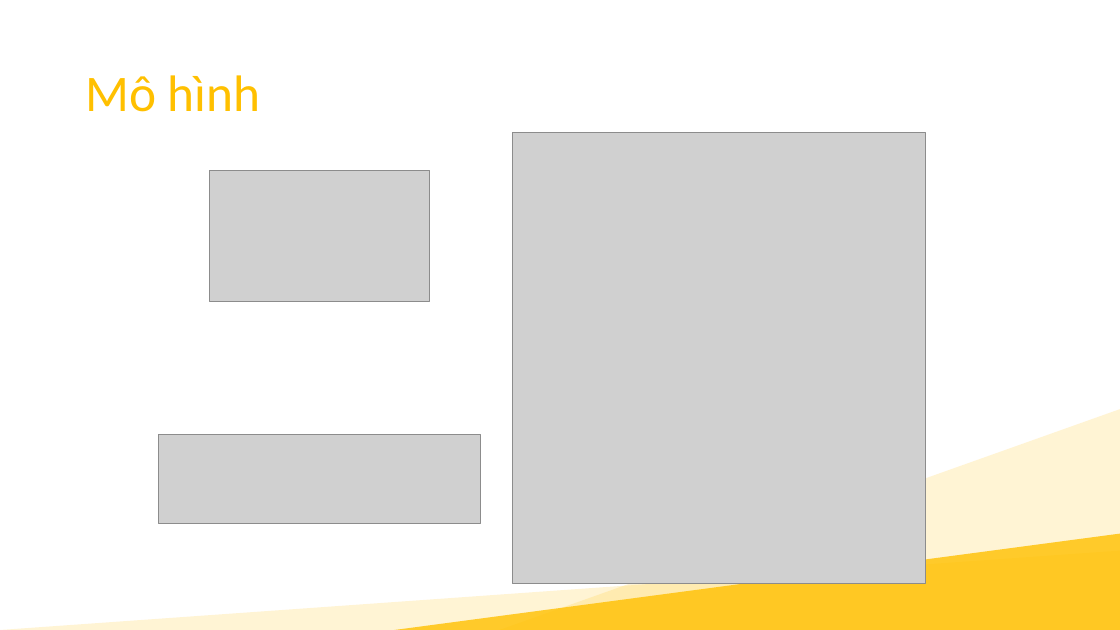
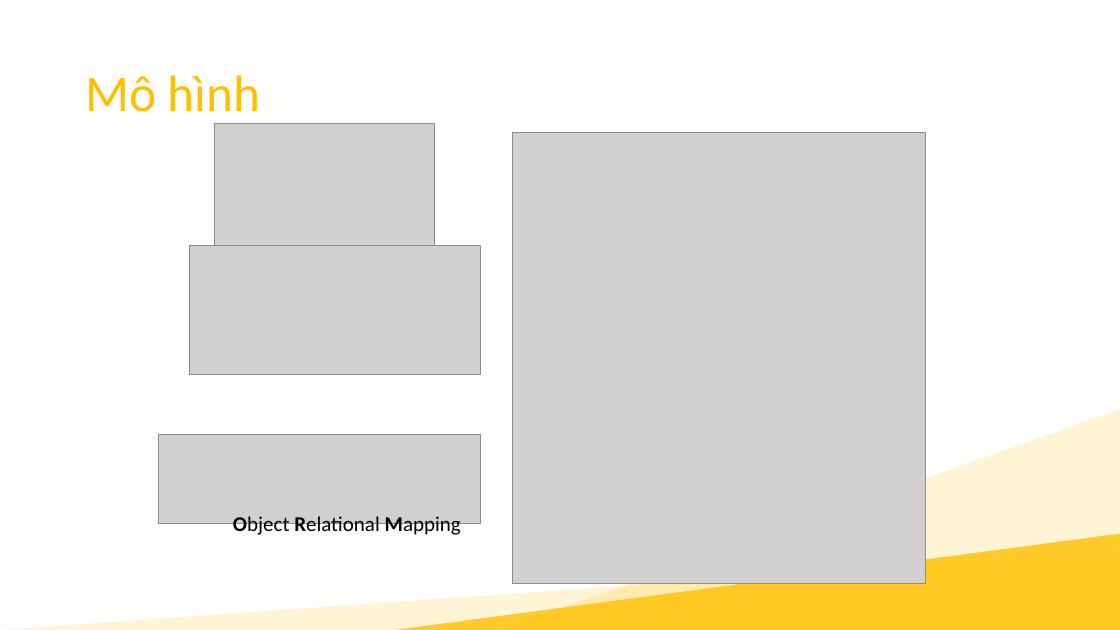
Before and after one commit to duduct/NienLuan4, a slide deck: slide 10 of docs/NL04_Báo cáo niên luận.pptx. Drawn at 1120x630 pixels with LibreOffice and Linux fonts; fonts in the diff are those of the drawing; grey boxes stand for pictures. Boxes give left, top, right and bottom in pixels: in the first picture for what was removed or moved away, otherwise in the second. Text is boxed around its words. In the diff, an @@ line names an element or a change of style, - is before the commit and + after.

Commit message:
Cập nhật slide báo cáo, Mô hình trong file design

```diff
--- a/docs/NL04_Báo cáo niên luận.pptx
+++ b/docs/NL04_Báo cáo niên luận.pptx
@@ picture moved from (x1=209, y1=170, x2=429, y2=301) to (x1=214, y1=124, x2=434, y2=255) @@
@@ picture added at (x1=190, y1=245, x2=481, y2=374) @@
@@ text added at (x1=233, y1=516, x2=461, y2=538), 18 pt, text #000000 @@
+Object Relational Mapping
```
Also in this commit, not shown: 3 slides added, 1 other file.
